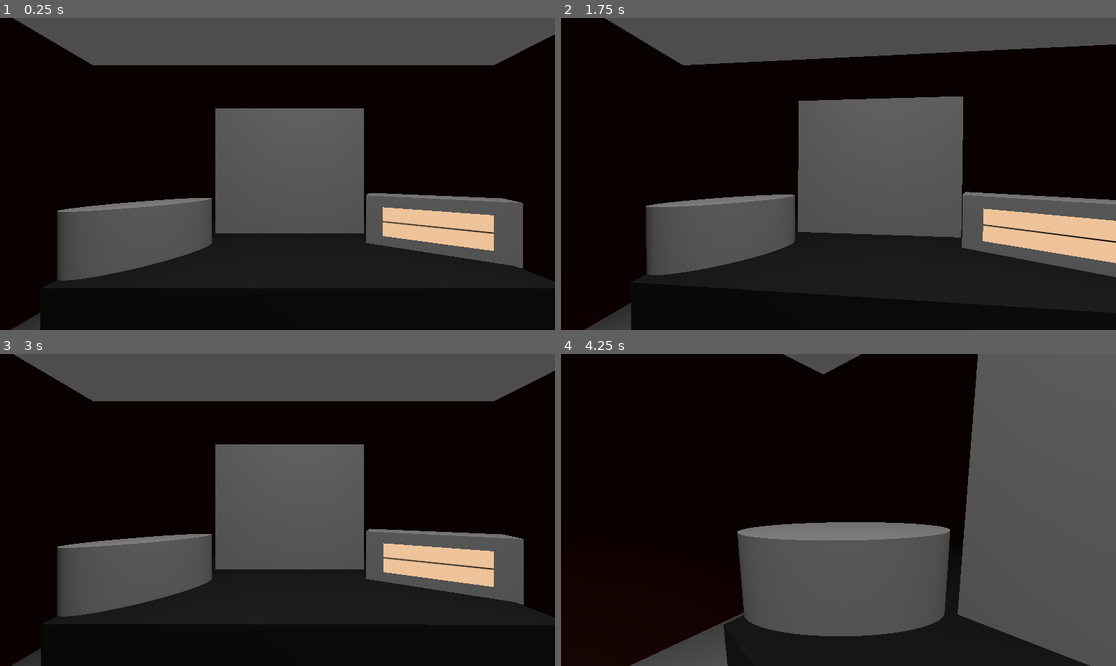
Above: before the commit, frames 1-4 (two rows, left to right).
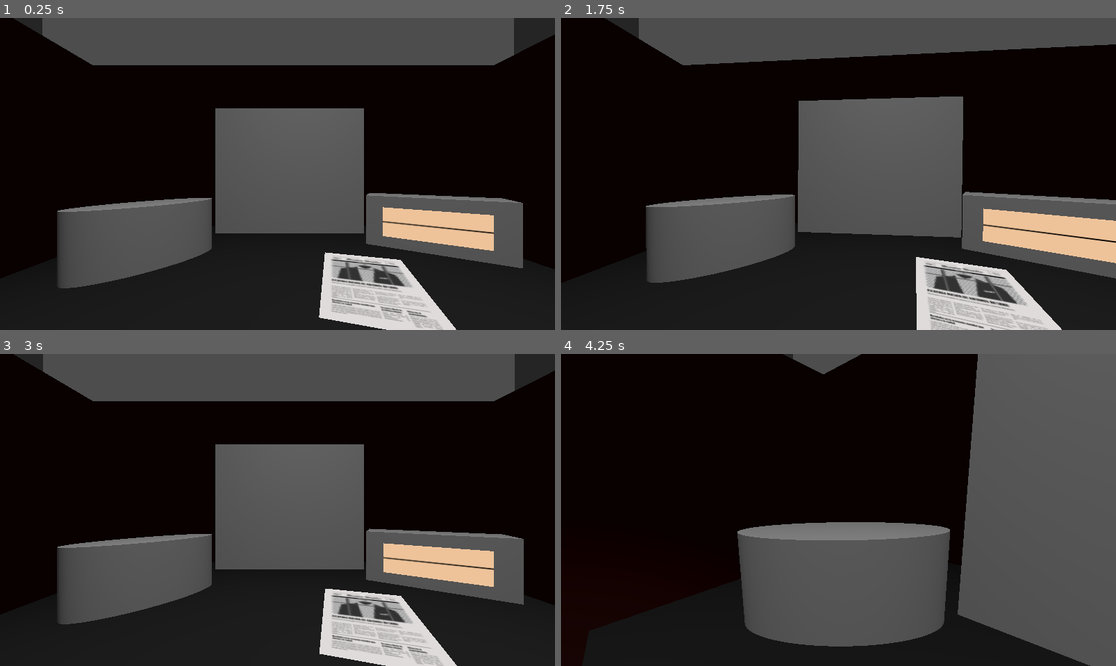
Above: after the commit, the same moments.

Repository: aaracan246/gameoff2025-ettudiopitijopo
Game: Godot game, scene res://Scenes/demo.tscn
The game is run twice, just before and just after one commit, with the same random seed, the same clock (stepped at 60 frames per second) and the same inputs.
Inputs (mouse positions are in pixels of both pictures, inside the frame that each line leads up to):
- Up to frame 1 (0.25 s): no input
- Up to frame 2 (1.75 s): tap Enter at 0.5 s; move the mouse to (960, 158) at 0.52 s; click (960, 158) at 0.67 s; tap Space at 1.25 s; move the mouse to (727, 189) at 1.27 s; click (727, 189) at 1.42 s
- Up to frame 3 (3 s): move the mouse to (333, 441) at 2.02 s; click (333, 441) at 2.17 s; tap Enter at 2.75 s; move the mouse to (249, 572) at 2.77 s; click (249, 572) at 2.92 s
- Up to frame 4 (4.25 s): move the mouse to (1005, 556) at 3.52 s; click (1005, 556) at 3.67 s

The runs differ from the first frame. In frame 1, 5.9% of the frame differs, in the area x 0-100%, y 0-100%; in frame 2, 5.7%; in frame 3, 5.9%; in frame 4, 2.4%.

Commit message:
Newspaper

Diff:
--- a/Scenes/demo.tscn
+++ b/Scenes/demo.tscn
@@ -1,9 +1,10 @@
-[gd_scene load_steps=16 format=3 uid="uid://cq3tykgg15qkd"]
+[gd_scene load_steps=17 format=3 uid="uid://cq3tykgg15qkd"]
 
 [ext_resource type="PackedScene" uid="uid://ct3rcan86re81" path="res://Scenes/player.tscn" id="1_nsw6b"]
 [ext_resource type="Script" uid="uid://cgge5upov1qgl" path="res://Scenes/map.gd" id="1_tcdmn"]
 [ext_resource type="Texture2D" uid="uid://bgdtbfvupwjk7" path="res://Assets/map.jpg" id="2_ie00b"]
 [ext_resource type="PackedScene" uid="uid://b2w3amblmdkc1" path="res://Scenes/radio.tscn" id="3_glc8m"]
+[ext_resource type="PackedScene" uid="uid://bjjxtn2tn0obg" path="res://Scenes/news_paper.tscn" id="4_f2jw5"]
 
 [sub_resource type="Environment" id="Environment_nsw6b"]
 ambient_light_energy = 1.48
@@ -39,13 +40,10 @@
 [node name="WorldEnvironment" type="WorldEnvironment" parent="."]
 environment = SubResource("Environment_nsw6b")
 
-[node name="Player" parent="." instance=ExtResource("1_nsw6b")]
-transform = Transform3D(1, 0, 0, 0, 1, 0, 0, 0, 1, -0.30649328, 0, -1.6550336)
-
 [node name="Room" type="Node3D" parent="."]
 
 [node name="MeshInstance3D2" type="MeshInstance3D" parent="Room"]
-transform = Transform3D(2.9961286, 0, 0, 0, 2.8322334, 0, 0, 0, 1.9997027, -0.14308167, -2.0607307, -3.7993364)
+transform = Transform3D(3.846181, 0, 0, 0, 1.2765541, 0, 0, 0, 1.9997027, -0.21890903, -1.3300481, -3.3705325)
 mesh = SubResource("BoxMesh_nsw6b")
 skeleton = NodePath("../MeshInstance3D")
 surface_material_override/0 = SubResource("StandardMaterial3D_nsw6b")
@@ -125,7 +123,14 @@
 [node name="telefono" type="Camera3D" parent="Room"]
 transform = Transform3D(0.7316149, -0.08825317, 0.6759815, -0.010402775, 0.9900244, 0.14051212, -0.6816388, -0.10983286, 0.72339845, -0.673457, 0, -2.5430176)
 
+[node name="NewsPaper" parent="Room" instance=ExtResource("4_f2jw5")]
+transform = Transform3D(0.03863703, 0.0103527615, 4.525336e-10, 0, -1.7484556e-09, 0.04, 0.0103527615, -0.03863703, -1.6888784e-09, 0.2601661, -0.6573745, -2.8987007)
+
+[node name="Player" parent="." instance=ExtResource("1_nsw6b")]
+transform = Transform3D(1, 0, 0, 0, 1, 0, 0, 0, 1, -0.30649328, 0, -1.6550336)
+
 [connection signal="input_event" from="Room/Map" to="." method="_on_map_input_event"]
 [connection signal="input_event" from="Room/Radio" to="." method="_on_radio_input_event"]
 [connection signal="input_event" from="Room/Pc" to="." method="_on_pc_input_event"]
 [connection signal="input_event" from="Room/Phone" to="." method="_on_phone_input_event"]
+[connection signal="input_event" from="Room/NewsPaper" to="." method="_on_news_paper_input_event"]
--- a/Scenes/map.gd
+++ b/Scenes/map.gd
@@ -3,6 +3,10 @@
 @export var transition_duration: float = 1.0
 var actual_camera: Camera3D
 var is_moving = false
+
+func _ready() -> void:
+	$Player.current = true
+
 func _process(_delta: float) -> void:
 	if !$Player.current:
 		if Input.get_mouse_button_mask() == 2 and !is_moving:  # Clic derecho
@@ -52,3 +56,7 @@
 	if event is InputEventMouseButton and event.pressed and event.button_index == MOUSE_BUTTON_LEFT and !is_moving:
 		actual_camera = $Room/telefono
 		switch_to_camera_smooth($Player,  actual_camera)
+
+
+func _on_news_paper_input_event(_camera: Node, event: InputEvent, _event_position: Vector3, _normal: Vector3, _shape_idx: int) -> void:
+	pass # Replace with function body.
--- /dev/null
+++ b/Scenes/news_paper.tscn
@@ -0,0 +1,16 @@
+[gd_scene load_steps=3 format=3 uid="uid://bjjxtn2tn0obg"]
+
+[ext_resource type="Texture2D" uid="uid://2jv7fqb51e0v" path="res://Assets/periodico.png" id="1_nykdn"]
+
+[sub_resource type="BoxShape3D" id="BoxShape3D_i6pun"]
+size = Vector3(13.647919, 19.653255, 0.2715454)
+
+[node name="NewsPaper" type="StaticBody3D"]
+transform = Transform3D(0.04, 0, 0, 0, 0.04, 0, 0, 0, 0.04, 0, 0, 0)
+
+[node name="Sprite3D" type="Sprite3D" parent="."]
+texture = ExtResource("1_nykdn")
+
+[node name="CollisionShape3D" type="CollisionShape3D" parent="."]
+transform = Transform3D(1, 0, 0, 0, 1, 0, 0, 0, 1, 0.09388746, 0.09043327, 0.022552488)
+shape = SubResource("BoxShape3D_i6pun")
--- a/Scenes/player.tscn
+++ b/Scenes/player.tscn
@@ -16,7 +16,7 @@
 script = ExtResource("1_v0iea")
 
 [node name="Right" type="Area3D" parent="."]
-transform = Transform3D(1, 0, 0, 0, 1, 0, 0, 0, 1, 4.3237147, 0, -3.2318857)
+transform = Transform3D(1, 0, 0, 0, 1, 0, 0, 0, 1, 4.8481593, 0, -3.2318857)
 
 [node name="CollisionShape3D" type="CollisionShape3D" parent="Right"]
 transform = Transform3D(1, 0, 0, 0, 1, 0, 0, 0, 1, 0.007572174, 0.23744583, 0)
@@ -24,7 +24,6 @@
 
 [node name="MeshInstance3D" type="MeshInstance3D" parent="Right"]
 transform = Transform3D(1, 0, 0, 0, 5.978578, 0, 0, 0, 1, 0, 0, 0)
-visible = false
 mesh = SubResource("BoxMesh_v0iea")
 
 [node name="Left" type="Area3D" parent="."]
@@ -36,16 +35,15 @@
 
 [node name="MeshInstance3D" type="MeshInstance3D" parent="Left"]
 transform = Transform3D(1, 0, 0, 0, 6.8171263, 0, 0, 0, 1, 0, 0, 0)
-visible = false
 mesh = SubResource("BoxMesh_cvnsp")
 
 [node name="TimerRight" type="Timer" parent="."]
-wait_time = 0.5
 one_shot = true
 
 [node name="TimerLeft" type="Timer" parent="."]
-wait_time = 0.5
 one_shot = true
+
+[node name="rotationTimer" type="Timer" parent="."]
 
 [connection signal="mouse_entered" from="Right" to="." method="_on_right_mouse_entered"]
 [connection signal="mouse_exited" from="Right" to="." method="_on_right_mouse_exited"]
@@ -53,3 +51,4 @@
 [connection signal="mouse_exited" from="Left" to="." method="_on_left_mouse_exited"]
 [connection signal="timeout" from="TimerRight" to="." method="_on_timer_right_timeout"]
 [connection signal="timeout" from="TimerLeft" to="." method="_on_timer_left_timeout"]
+[connection signal="timeout" from="rotationTimer" to="." method="_on_rotation_timer_timeout"]
--- a/Scripts/player.gd
+++ b/Scripts/player.gd
@@ -17,10 +17,12 @@
 var rot_actual: Vector3
 var positionXYZ = 0
 var zoom_level = 64.0
+var timer_rotation = false
 
 func _ready():
 	rot_actual = rotation
 	objetivo_rot = rotation
+
 
 func _process(delta: float) -> void:
 	# Interpola suavemente los tres ejes de rotación
@@ -31,6 +33,7 @@
 
 
 func rotation_manager():
+
 	match positionXYZ:
 		0:
 			objetivo_rot = rotations["front"]
@@ -40,37 +43,33 @@
 			objetivo_rot = rotations["back"]
 		3:
 			objetivo_rot = rotations["left"]
+	$rotationTimer.start()
+	timer_rotation = true
 
-func zoom_manager():
-	zoom_level = clamp(zoom_level, min_zoom, max_zoom)
-	position.x = lerp(position.x, zoom_level, 0.1)
 
 func _on_right_mouse_entered() -> void:
-	$TimerRight.start()
-	if positionXYZ < 3:
-		positionXYZ += 1
+	print(positionXYZ)
+	if !timer_rotation and !right_timer:
+		$TimerRight.start()
+		if positionXYZ < 3:
+			positionXYZ += 1
 
-	else:
-		positionXYZ = 0
+		else:
+			positionXYZ = 0
 	#rotation_manager()
 
 func _on_left_mouse_entered() -> void:
-	print(2131231)
-	$TimerLeft.start()
-	if positionXYZ > 0:
-		positionXYZ -= 1
-	elif positionXYZ == 0:
-		positionXYZ = 3
-	else:
-		positionXYZ = 0
+	print(positionXYZ)
+	if !timer_rotation and !left_timer:
+		$TimerLeft.start()
+		if positionXYZ > 0:
+			positionXYZ -= 1
+		elif positionXYZ == 0:
+			positionXYZ = 3
+		else:
+			positionXYZ = 0
 
 	#rotation_manager()
-
-
-func _on_radio_input_event(_camera: Node, event: InputEvent, _event_position: Vector3, _normal: Vector3, _shape_idx: int) -> void:
-	if event is InputEventMouseButton and event.button_mask == 1:
-		zoom_manager()
-
 
 func _on_left_mouse_exited() -> void:
 	left_timer = false
@@ -88,3 +87,7 @@
 func _on_timer_left_timeout() -> void:
 	left_timer = true
 	rotation_manager()
+
+
+func _on_rotation_timer_timeout() -> void:
+	timer_rotation = false
Binary file added: Assets/periodico.png
Not shown, added: Assets/periodico.png.import
Not shown, added: export_presets.cfg
